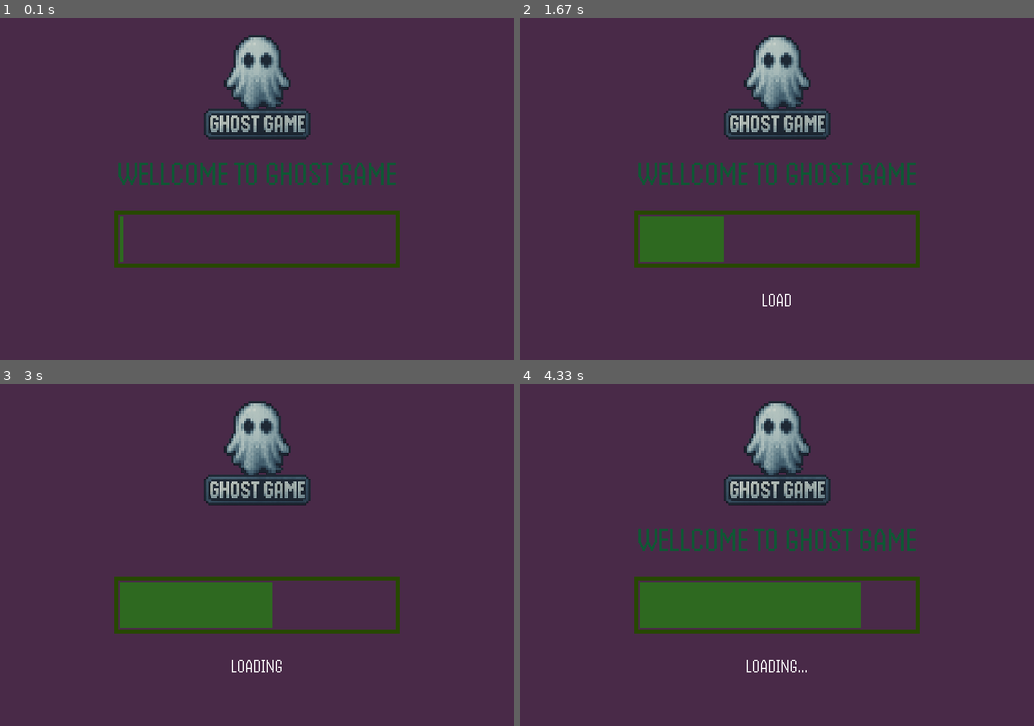
Above: before the commit, frames 1-4 (two rows, left to right).
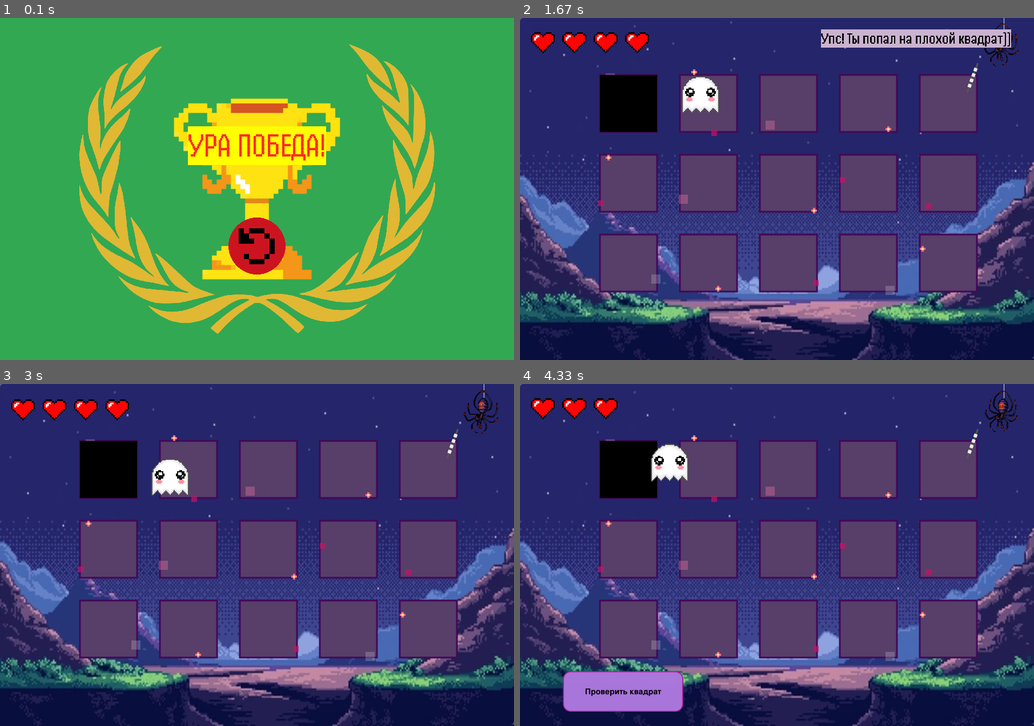
Above: after the commit, the same moments.

Repository: maryy127/pygame-project
Game: pygame game, started from main.py
Two runs of this game, one before a commit and one after it. Both use one fixed random seed, a clock stepped at 60 frames per second and the inputs below.
Inputs (mouse positions are in pixels of both pictures, inside the frame that each line leads up to):
- Up to frame 1 (0.1 s): type "1 (at the terminal prompt)" at 0 s
- Up to frame 2 (1.67 s): click (777, 247) at 0.38 s; click (622, 325) at 0.72 s; hold Right 1-1.47 s; hold Up from 1.5 s (still down)
- Up to frame 3 (3 s): release Up at 1.8 s; hold Right 1.83-2.3 s; hold Left 2.33-2.87 s; hold Down from 2.9 s (still down)
- Up to frame 4 (4.33 s): release Down at 3.2 s; hold Left 3.23-3.63 s; hold Up 3.67-4.03 s; hold Right from 4.07 s (still down)

The runs differ from the first frame. In frame 1, 100% of the frame differs, in the area x 0-100%, y 0-100%; in frame 2, 99%; in frame 3, 99%; in frame 4, 99%.

Commit message:
к бою готов

Diff:
--- a/functions.py
+++ b/functions.py
@@ -178,7 +178,6 @@
                 c_not += 1
         self.cats.sort()
         self.pas.sort()
-        print(self.cats, self.pas)
     def check_player(self, player : Player):
         i = 0
         for sq in self.square_list:
@@ -214,7 +213,7 @@
                 self.pas.remove(self.square_for_check)
                 print(f'bad with index {self.square_for_check} and coords {self.square_list[self.square_for_check]}')
             else:
-                print('empty', self.square_for_check)
+                print(f'already checked with index{self.square_for_check} and coords {self.square_list[self.square_for_check]}' )
 
 
     def draw_cat(self, player : Player, time, font : pygame.font.Font):
--- a/main.py
+++ b/main.py
@@ -41,7 +41,7 @@
 #rules
 rules_font1 = pygame.font.Font('fonts/Comfortaa.ttf', 24)
 header_r = font1.render('правила игры'.upper(), True, (220, 72, 161))
-text_rules_list = render_wrapped_text(w, header_r.get_height() + 70, f'Привет, {name}! Сегодня тебе предстоит сыграть в увлекательную игру. Тут тебе предстоит найти трофей, используя магическую силу рандома. Трофей располагается только в пяти квадратах из 15! У тебя есть всего пять жизней. Также тут есть злой лазер из королевства Меднобыковского, берегись eгo, он опасен. Hy что же, на …(66 unchanged characters)…
+text_rules_list = render_wrapped_text(w, header_r.get_height() + 100, f'Привет, {name}! Сегодня тебе предстоит сыграть в увлекательную игру. Тут тебе предстоит найти трофей, используя магическую силу рандома. Трофей располагается только в пяти квадратах из 15! У тебя есть всего пять жизней. Также тут есть злой лазер из королевства Zлой Кола, берегись eгo, он опасен. Hy что же, на …(66 unchanged characters)…
 press_to_c = font2.render('press any key to start the game'.upper(), True, (255, 255, 255))
 press_y = text_rules_list[-1][1][1] + text_rules_list[-1][0].get_height() + 47
 
@@ -90,9 +90,13 @@
 check_btn_fl = False
 
 # win
-win_text = font1.render('УРА ПОБЕДА!', True, (255, 215, 0))
+win_text = font1.render('УРА ПОБЕДА!', True, (255, 42, 42), (255, 255, 0))
+win_img = pygame.image.load('imgs/win.png')
+kubok = pygame.image.load('imgs/kubok.png')
+win_img.set_colorkey((255, 255, 255))
+win_img = pygame.transform.scale_by(win_img, 0.39)
 # Игровой цикл и флаг выполнения программы
-state = 'loading'
+state = 'level_complete'
 game_run = True
 
 while game_run:
@@ -104,12 +108,11 @@
         if event.type == pygame.QUIT:
             game_run = False
         if event.type == pygame.MOUSEBUTTONDOWN:
+            pos = pygame.mouse.get_pos()
             if state == 'game':
-                pos = pygame.mouse.get_pos()
                 if (pos[0] >= 70 and pos[0] <= 70 + squares.check_btn.get_width()) and (pos[1] >= squares.y and pos[1] <= squares.y + squares.check_btn.get_height()):
                     check_btn_fl = True
-            if state == 'game_over' or state == 'level_complete':
-                pos = pygame.mouse.get_pos()
+            if state == 'game_over':
                 if (pos[0] >= w / 2 - 50 and pos[0] <= w / 2 - 50 + 100) and (pos[1] >= 400 and pos[1] <= 500):
                     player = Player(ghost_list, heart_list, 150, 115, 9, 5, screen, [140, 100, 800, 480], 'imgs/dead_player.png')
                     laser = Laser(0, 0, 900, 600, 150, laser_list, laser_shift_sound, 130)
@@ -120,6 +123,18 @@
                     game_start_time = current_time
                     wait_laser = randint(1600, 3000)
                     state = 'game'
+            if state == 'level_complete':
+                 if (pos[0] >= w / 2 - 50 and pos[0] <= w / 2 - 50 + 100) and (pos[1] >= 350 and pos[1] <= 350 + 100):
+                    player = Player(ghost_list, heart_list, 150, 115, 9, 5, screen, [140, 100, 800, 480], 'imgs/dead_player.png')
+                    laser = Laser(0, 0, 900, 600, 150, laser_list, laser_shift_sound, 130)
+                    squares = Squares(sq_list, screen)
+                    colider_fl = False
+                    new_laser = 0
+                    laser_fl = False
+                    game_start_time = current_time
+                    wait_laser = randint(1600, 3000)
+                    state = 'game'
+
 
     if state == 'loading':
         if bar_x < (480):
@@ -240,8 +255,11 @@
 
     elif state == 'level_complete':
         screen.fill((50, 168, 82))
-        screen.blit(win_text, (w / 2 - win_text.get_width() / 2, 200))
-        screen.blit(restart_btn, (w / 2 - 50, 400))
+        screen.blit(win_img, (w/2 - win_img.get_width() / 2, h/2 - win_img.get_height() / 2))
+        screen.blit(kubok, (w/2 - kubok.get_width() / 2, h/2 - kubok.get_height() / 2))
+        screen.blit(win_text, (w / 2 - win_text.get_width() / 2, 190))
+        pygame.draw.rect(screen, (204, 20, 32), (w /2 - 50, 350, restart_btn.get_width(), restart_btn.get_height()), width=0, border_radius=70)
+        screen.blit(restart_btn, (w / 2 - 50, 350))
 
 
 
Binary file added: imgs/kubok.png
